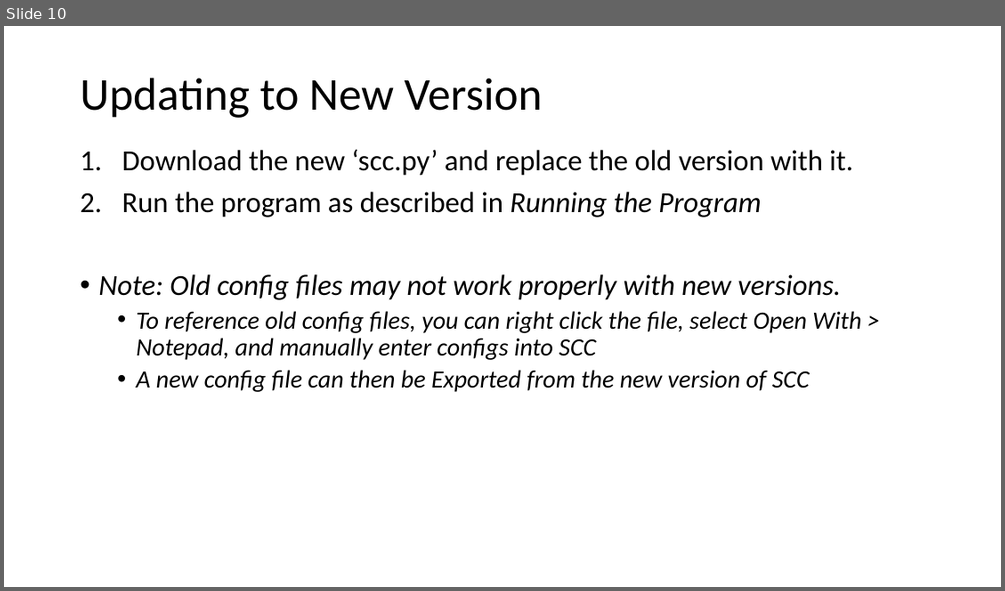
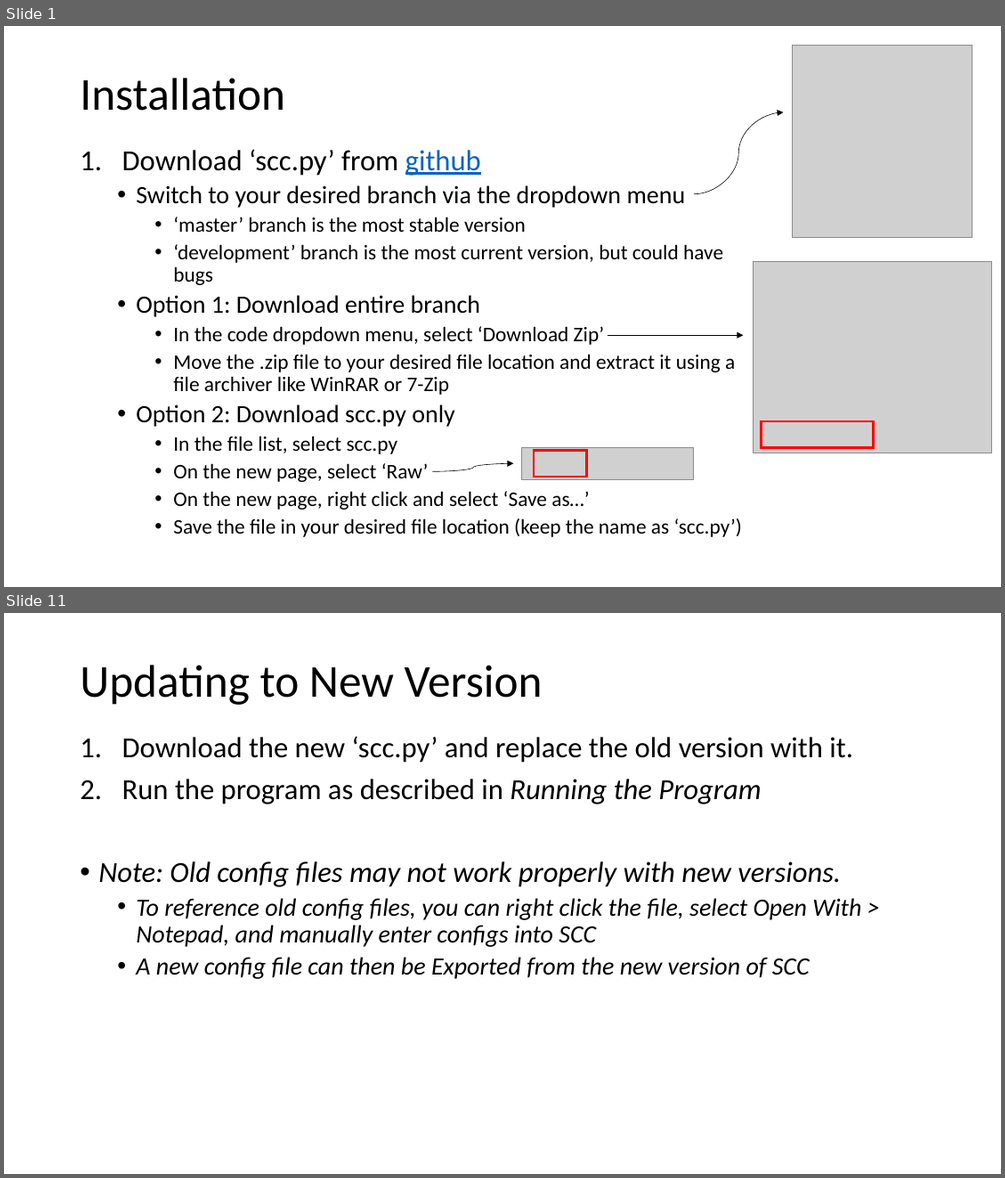
Before and after one commit to aneeshbal/SimpylCellCounter, a slide deck: Tutorials/scc2.0Protocols.pptx. Shown one above the other, each under a label of ours: slide 10 before the commit, slides 1 and 11 after it; the slides between them are not shown. The pictures are 1005x591 and 1005x1178 pixels, drawn with LibreOffice and Linux fonts; fonts in the diff are those of the drawing; grey boxes stand for pictures. Boxes give left, top, right and bottom in pixels: in the first picture for what was removed or moved away, otherwise in the second. Text is boxed around its words. In the diff, an @@ line names an element or a change of style, - is before the commit and + after.

```diff
--- a/Tutorials/scc2.0Protocols.pptx
+++ b/Tutorials/scc2.0Protocols.pptx
@@ slide 1 added at <box>4,26,1001,587</box>, background #FFFFFF @@
@@ picture added at <box>793,46,972,238</box> @@
@@ title added at <box>80,78,285,111</box>, 44 pt, text #000000 @@
+Installation
@@ curved arrow added from (695, 194) to (783, 112), #000000 0.5 pt @@
@@ text added at <box>122,149,742,537</box>, 20 pt, text #000000 @@
+1. Download ‘scc.py’ from github
+  • Switch to your desired branch via the dropdown menu
+    • ‘master’ branch is the most stable version
+    • ‘development’ branch is the most current version, but could have bugs
+  • Option 1: Download entire branch
+    • In the code dropdown menu, select ‘Download Zip’
+    • Move the .zip file to your desired file location and extract it using a file archiver like WinRAR or 7-Zip
+  • Option 2: Download scc.py only
+    • In the file list, select scc.py
+    • On the new page, select ‘Raw’
+    • On the new page, right click and select ‘Save as…’
+    • Save the file in your desired file location (keep the name as ‘scc.py’)
@@ picture added at <box>753,262,992,453</box> @@
@@ arrow added from (607, 335) to (744, 335), #000000 0.5 pt @@
@@ rectangle added at <box>760,421,874,447</box>, outline #FF0000 2.25 pt @@
@@ picture added at <box>521,448,695,480</box> @@
@@ rectangle added at <box>534,450,587,476</box>, outline #FF0000 2.25 pt @@
@@ curved arrow added from (432, 472) to (513, 464), #000000 0.5 pt @@
@@ what was slide 10 is now slide 11 @@
```
Also in this commit, not shown: 8 slides changed, 1 other slide added, 1 slide removed, 1 other file.
